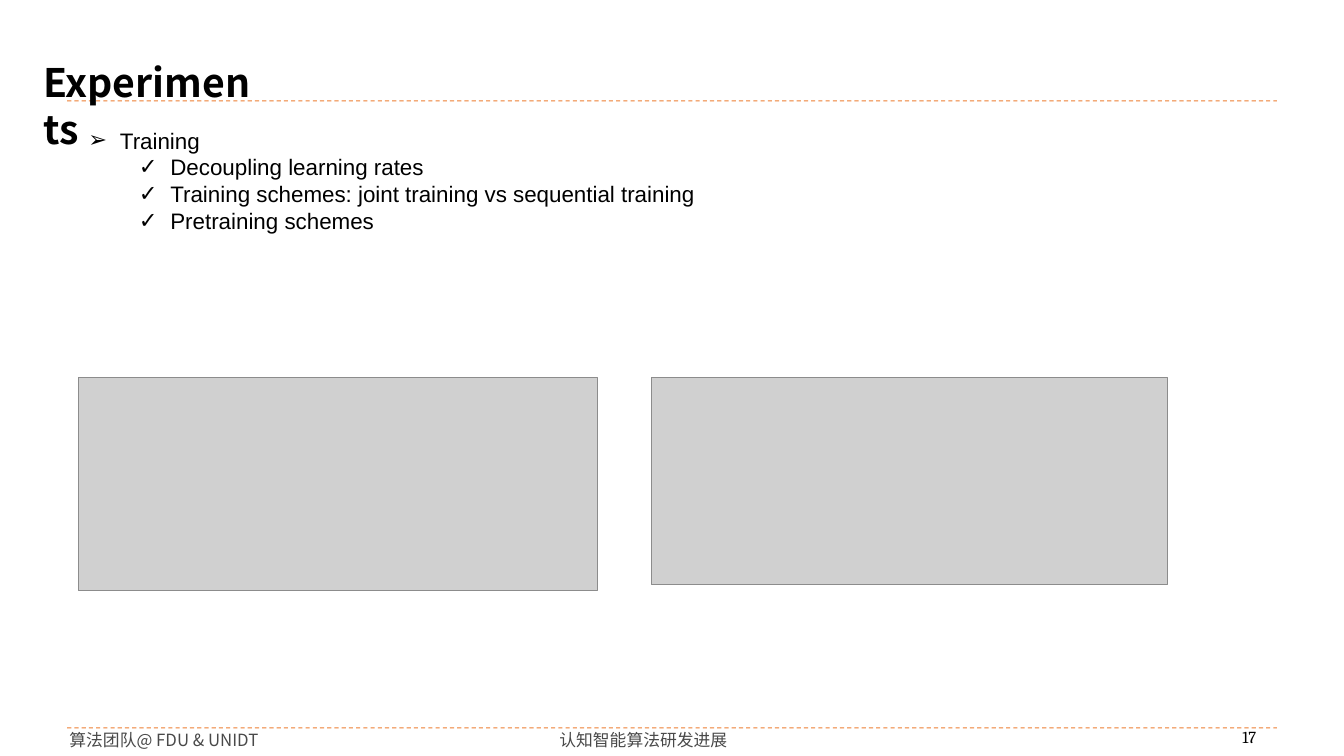
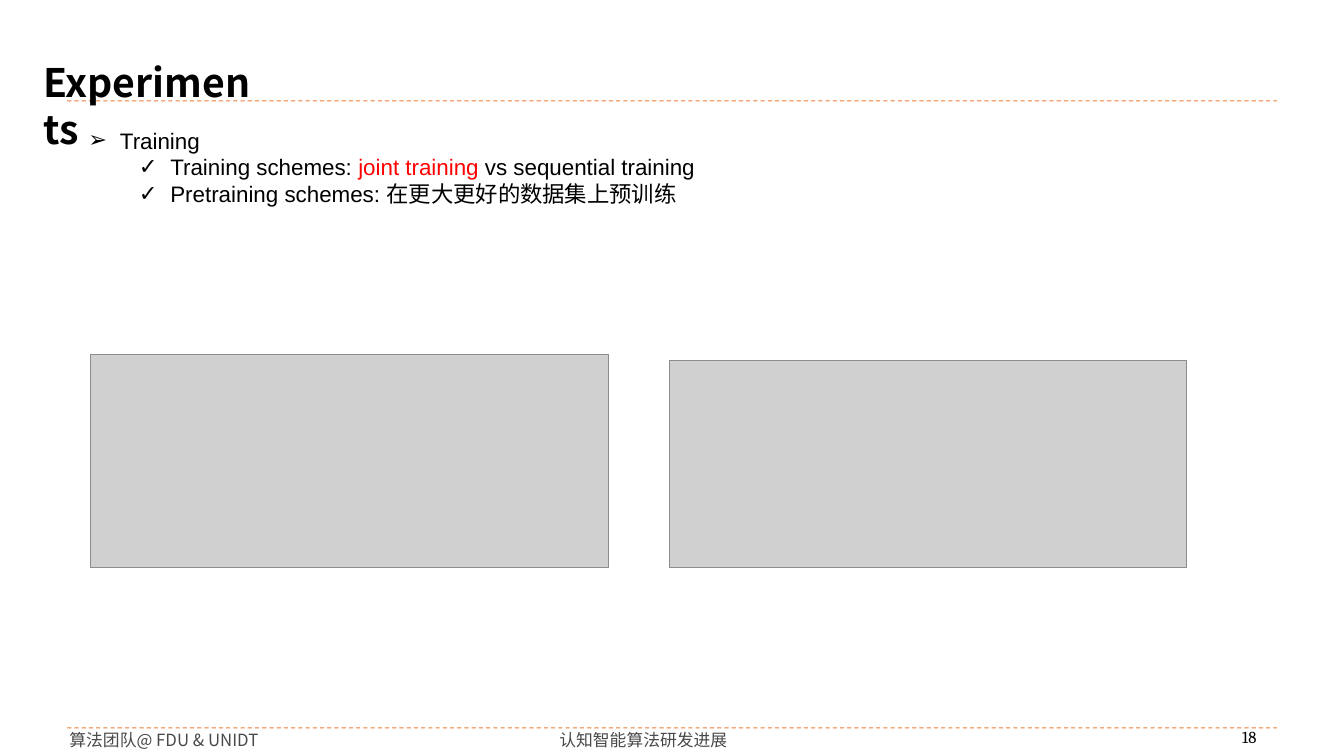
Before and after one commit to buyizhiyou/YYMUncertainty, a slide deck: slide 18 of pre/ddu_pre.pptx (slide 17 before the commit). Drawn at 1344x756 pixels with LibreOffice and Linux fonts; fonts in the diff are those of the drawing; grey boxes stand for pictures; background and template pictures are left out. Boxes give left, top, right and bottom in pixels: in the first picture for what was removed or moved away, otherwise in the second. Text is boxed around its words. In the diff, an @@ line names an element or a change of style, - is before the commit and + after.

```diff
--- a/pre/ddu_pre.pptx
+++ b/pre/ddu_pre.pptx
@@ text at (x1=170, y1=158, x2=424, y2=180): paragraph removed @@
-  ✓ Decoupling learning rates
@@ text at (x1=170, y1=158, x2=694, y2=180): text colour #000000 to #FF0000 in "joint training" @@
@@ text at (x1=170, y1=183, x2=676, y2=207): text changed @@
-  ✓ Pretraining schemes
+  ✓ Pretraining schemes: 在更大更好的数据集上预训练
@@ picture moved from (x1=79, y1=378, x2=598, y2=591) to (x1=91, y1=354, x2=610, y2=567) @@
@@ picture moved from (x1=651, y1=378, x2=1168, y2=585) to (x1=669, y1=361, x2=1186, y2=568) @@
@@ page number at (x1=1242, y1=728, x2=1256, y2=743): text changed @@
-17
+18
```
Also in this commit, not shown: 13 other slides changed, 6 slides added, 3 slides removed, 10 other files.
